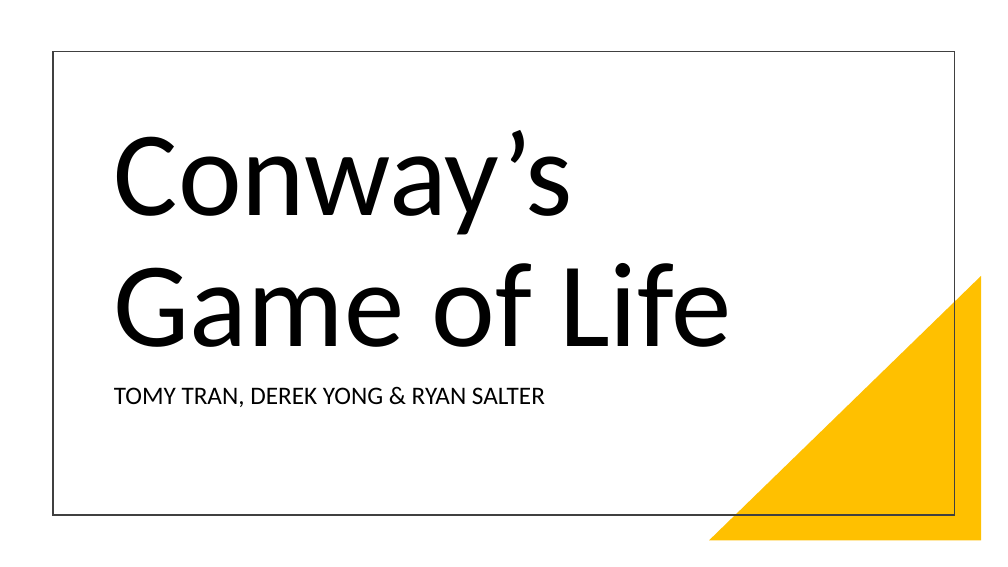
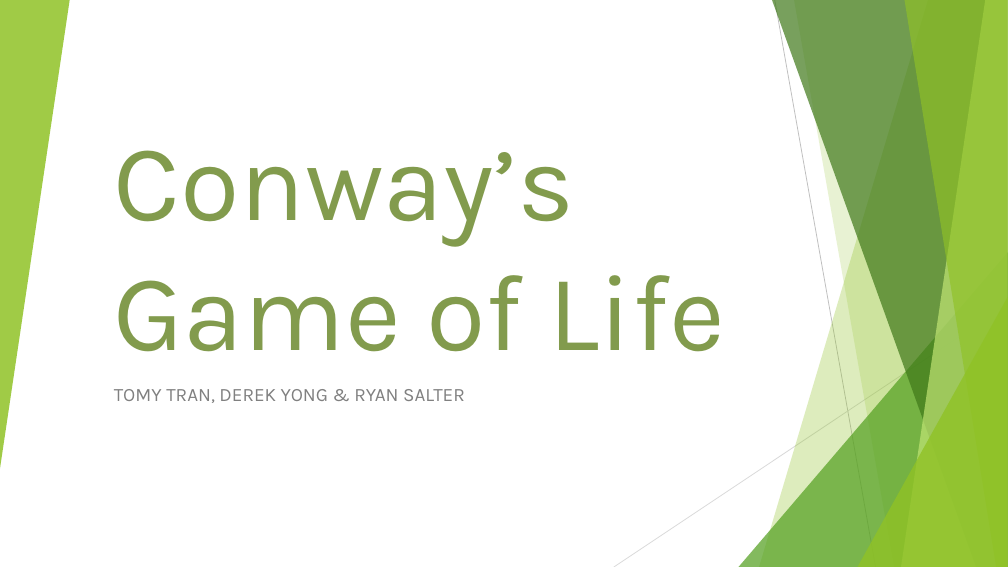
Before and after one commit to WebProgrammingTeam3/Project3, a slide deck: slide 1 of Project3.pptx. Drawn at 1008x567 pixels with LibreOffice and Linux fonts; fonts in the diff are those of the drawing. Boxes give left, top, right and bottom in pixels: in the first picture for what was removed or moved away, otherwise in the second. Text is boxed around its words. In the diff, an @@ line names an element or a change of style, - is before the commit and + after.

```diff
--- a/Project3.pptx
+++ b/Project3.pptx
@@ group added at (0, 0, 1008, 567): 5 freeform shapes, 3 triangles, 2 lines @@
@@ rectangle removed at (53, 51, 955, 515) @@
@@ title "Conway’s Game of Life" at (114, 150, 725, 352): size 115 to 103.5 pt, font Calibri to Karla, text colour #000000 to #829B4D; line spacing 0.9 to 1 @@
@@ right triangle removed at (709, 276, 982, 541) @@
@@ subtitle "TOMY TRAN, DEREK YONG & ..." at (114, 389, 465, 403): size 24 to 18 pt, font Calibri to Karla, text colour #000000 to #808080; line spacing 0.9 to 1 @@
```
Also in this commit, not shown: 11 other slides changed, 4 slides added, 1 slide removed.
